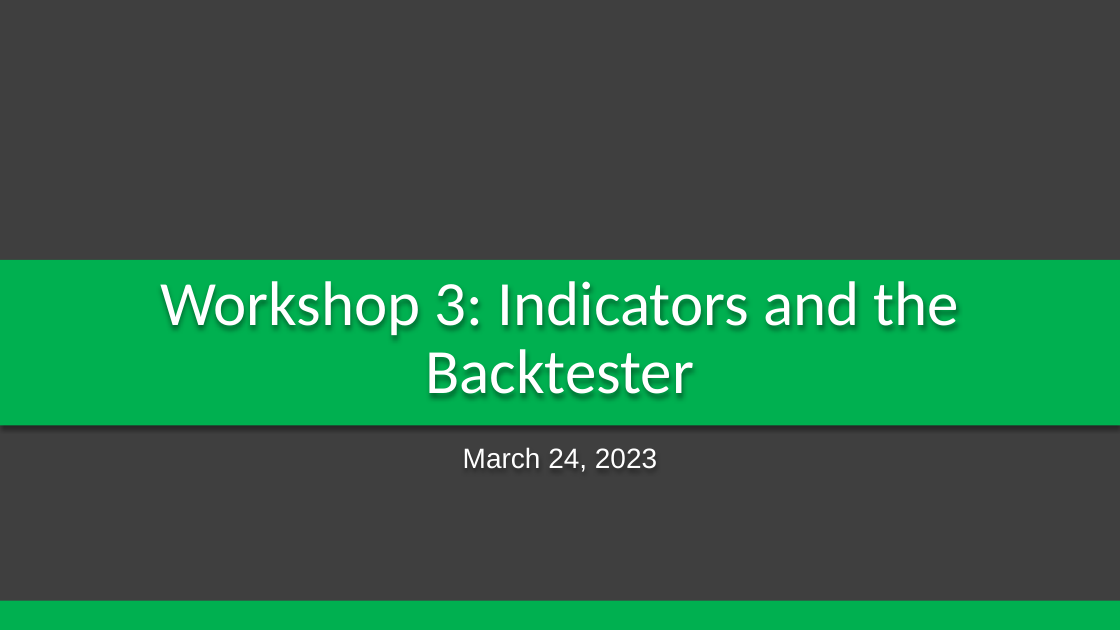
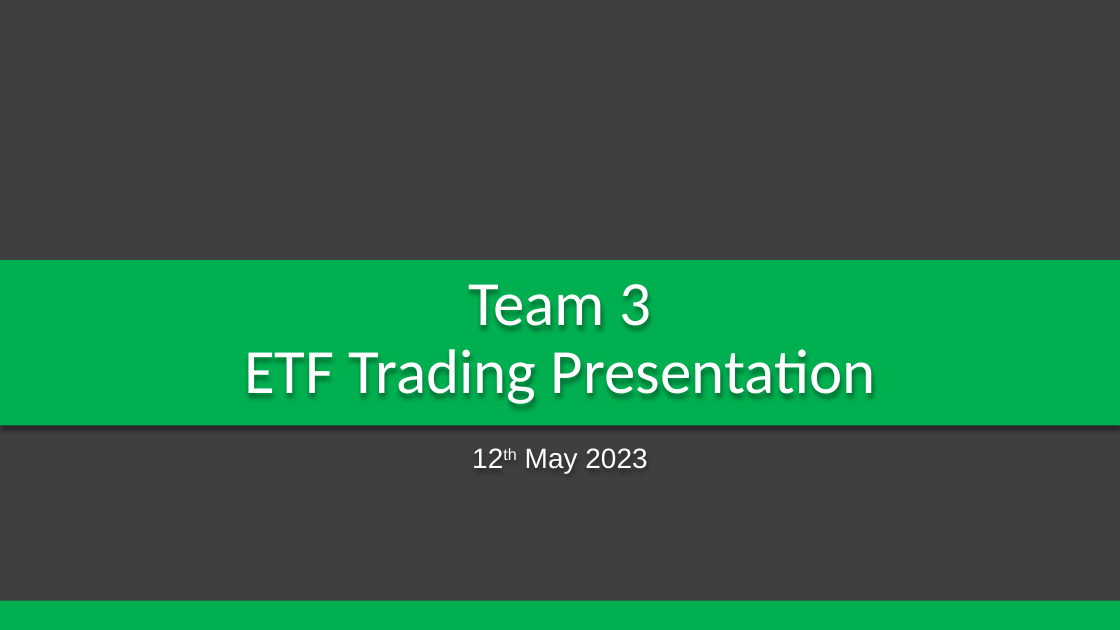
Before and after one commit to AbhinavDevelops/ETF_trading, a slide deck: slide 1 of ETF Trading Presentation.pptx. Drawn at 1120x630 pixels with LibreOffice and Linux fonts; fonts in the diff are those of the drawing; background and template pictures are left out. Boxes give left, top, right and bottom in pixels: in the first picture for what was removed or moved away, otherwise in the second. Text is boxed around its words. In the diff, an @@ line names an element or a change of style, - is before the commit and + after.

```diff
--- a/ETF Trading Presentation.pptx
+++ b/ETF Trading Presentation.pptx
@@ title at [244, 284, 876, 408]: text changed @@
-Workshop 3: Indicators and the Backtester
+Team 3
+ETF Trading Presentation
@@ subtitle at [525, 448, 647, 473]: text changed @@
-March 24, 2023
+12th May 2023
```
Also in this commit, not shown: 5 slides added, 5 slides removed, 1 other file.
